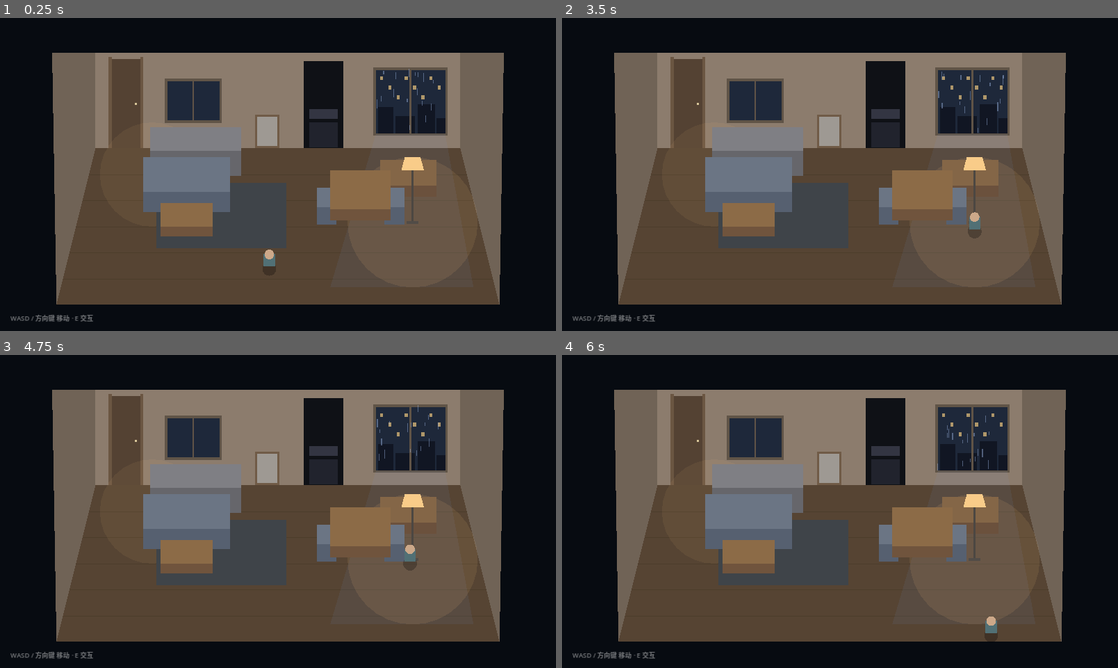
Above: before the commit, frames 1-4 (two rows, left to right).
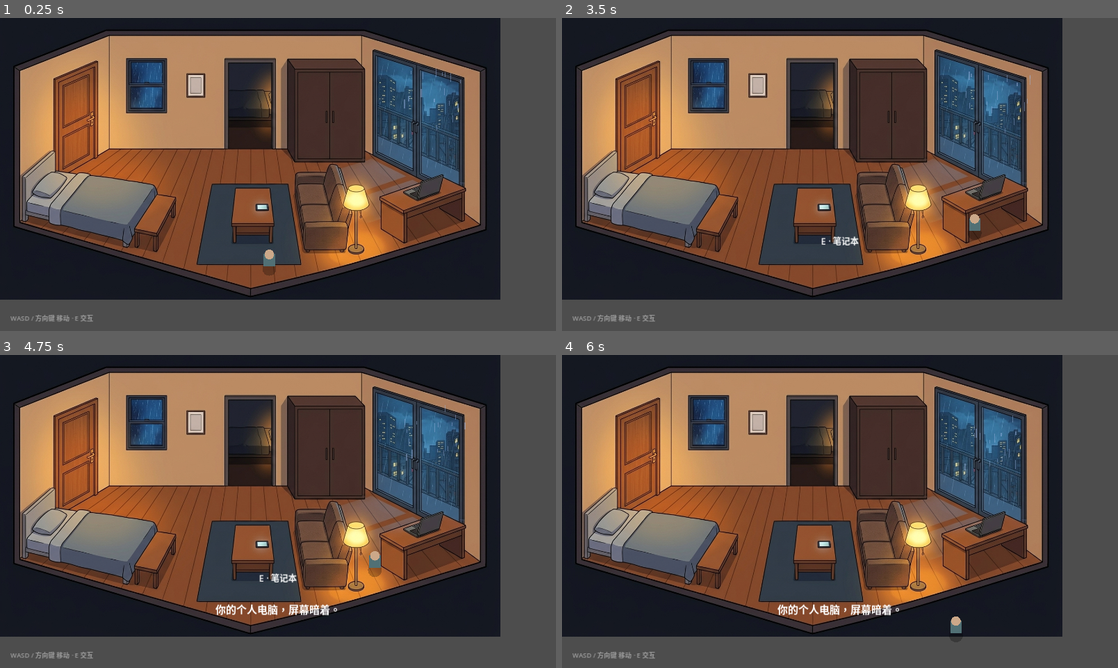
Above: after the commit, the same moments.

Repository: jggagi/Otherwise
Game: Godot game, scene res://scenes/apartment.tscn
Two runs of this game, one before a commit and one after it. Both use one fixed random seed, a clock stepped at 60 frames per second and the inputs below.
Inputs:
- Up to frame 1 (0.25 s): no input
- Up to frame 2 (3.5 s): hold D 0.53-1.28 s; tap E at 0.6 s; tap Space at 0.77, 1.52, 3.02 s; hold S 1.28-2.03 s; tap 1 at 1.35 s; hold D 2.03-2.78 s; tap 2 at 2.1 s; hold W from 2.78 s (still down); tap 3 at 2.85 s
- Up to frame 3 (4.75 s): release W at 3.53 s; hold A from 3.53 s (still down); tap E at 3.6 s; tap Space at 3.77, 4.52 s; tap 1 at 4.35 s
- Up to frame 4 (6 s): tap Enter at 5 s; release A at 5.03 s; hold S 5.03-5.78 s; tap 2 at 5.1 s; hold D from 5.78 s (still down); tap 3 at 5.85 s

The runs differ from the first frame. In frame 1, 85% of the frame differs, in the area x 0-100%, y 0-100%; in frame 2, 85%; in frame 3, 85%; in frame 4, 85%.

Commit message:
feat: integrate apartment background art

Diff:
--- a/scripts/main.gd
+++ b/scripts/main.gd
@@ -2,14 +2,6 @@
 ## Otherwise — Milestone 2 (ELSE 重构 / ELSE reconstruction).
 ## Builds the apartment stage box: warm interior walls/floor, a rainy city
 ## window, four interactables, the player, ELSE interface and minimal UI.
-
-const VOID := Color(0.03, 0.045, 0.07)
-const WALL_BACK := Color(0.55, 0.49, 0.43)
-const WALL_SIDE := Color(0.44, 0.39, 0.34)
-const FLOOR_WOOD := Color(0.34, 0.27, 0.20)
-const FLOOR_SEAM := Color(0.30, 0.24, 0.17)
-const WINDOW_SKY := Color(0.12, 0.16, 0.23)
-const FRAME := Color(0.38, 0.33, 0.28)
 
 ## 游戏主状态
 enum State {
@@ -86,8 +78,6 @@
 	room.y_sort_enabled = true
 	_build_backdrop()
 	_build_walls()
-	_build_floor()
-	_build_light_pools()
 	_build_furniture()
 	_build_interactables()
 	_build_boundary()
@@ -146,55 +136,19 @@
 
 
 # ---------------------------------------------------------------------------
-# Geometry helpers
-# ---------------------------------------------------------------------------
-
-func _poly(parent: Node, points: PackedVector2Array, color: Color) -> Polygon2D:
-	var p := Polygon2D.new()
-	p.polygon = points
-	p.color = color
-	parent.add_child(p)
-	return p
-
-
-func _rect(parent: Node, r: Rect2, color: Color) -> Polygon2D:
-	return _poly(parent, PackedVector2Array([
-		r.position, Vector2(r.end.x, r.position.y), r.end, Vector2(r.position.x, r.end.y),
-	]), color)
-
-
-func _circle(parent: Node, center: Vector2, radius: float, color: Color) -> Polygon2D:
-	var points := PackedVector2Array()
-	for i in range(32):
-		var angle := TAU * float(i) / 32.0
-		points.append(center + Vector2(cos(angle), sin(angle)) * radius)
-	return _poly(parent, points, color)
-
-
-func _add_box(parent: Node, pos: Vector2, w: float, d: float, h: float, top: Color, front: Color) -> Node2D:
-	var box := Node2D.new()
-	box.position = pos
-	# Top face (recedes up-screen by depth d).
-	_poly(box, PackedVector2Array([
-		Vector2(-w * 0.5, -d), Vector2(w * 0.5, -d),
-		Vector2(w * 0.5, 0.0), Vector2(-w * 0.5, 0.0),
-	]), top)
-	# Front face (drops down by height h).
-	_poly(box, PackedVector2Array([
-		Vector2(-w * 0.5, 0.0), Vector2(w * 0.5, 0.0),
-		Vector2(w * 0.5, h), Vector2(-w * 0.5, h),
-	]), front)
-	# Collision footprint covering the visible extent.
+# Physics helpers
+# ---------------------------------------------------------------------------
+
+func _add_obstacle(parent: Node, pos: Vector2, size: Vector2) -> StaticBody2D:
 	var body := StaticBody2D.new()
+	body.position = pos
 	var col := CollisionShape2D.new()
 	var shape := RectangleShape2D.new()
-	shape.size = Vector2(w, d + h)
+	shape.size = size
 	col.shape = shape
-	col.position = Vector2(0.0, (h - d) * 0.5)
 	body.add_child(col)
-	box.add_child(body)
-	parent.add_child(box)
-	return box
+	parent.add_child(body)
+	return body
 
 
 func _add_wall(parent: Node, a: Vector2, b: Vector2, thickness: float) -> void:
@@ -216,60 +170,19 @@
 # ---------------------------------------------------------------------------
 
 func _build_backdrop() -> void:
-	var bg := _poly(self, PackedVector2Array([
-		Vector2(-2000, -2000), Vector2(2000, -2000),
-		Vector2(2000, 2000), Vector2(-2000, 2000),
-	]), VOID)
-	bg.z_index = -100
+	var bg := Sprite2D.new()
+	bg.name = "Background"
+	var tex: Texture2D = load("res://assets/apartment_bg_v1.jpg")
+	bg.texture = tex
+	bg.position = Vector2(1152.0 * 0.5, 648.0 * 0.5)
+	if tex != null:
+		bg.scale = Vector2(1152.0 / tex.get_width(), 648.0 / tex.get_height())
+	bg.z_index = -150
+	add_child(bg)
 
 
 func _build_walls() -> void:
-	# Back wall (straight-on far wall).
-	_rect(walls, Rect2(220, 80, 840, 220), WALL_BACK)
-	# Side walls, slanting toward the viewer.
-	_poly(walls, PackedVector2Array([
-		Vector2(120, 80), Vector2(220, 80), Vector2(220, 300), Vector2(130, 660),
-	]), WALL_SIDE)
-	_poly(walls, PackedVector2Array([
-		Vector2(1160, 80), Vector2(1060, 80), Vector2(1060, 300), Vector2(1150, 660),
-	]), WALL_SIDE)
-	# Kitchen sink window (small) and, right, the big rainy living-room window.
-	_build_window(Rect2(385, 145, 120, 90), false)
-	_build_window(Rect2(865, 120, 160, 145), true)
 	_build_rain()
-	# Bedroom glimpse: a dark doorway with a faint bed inside.
-	_poly(walls, PackedVector2Array([
-		Vector2(700, 100), Vector2(790, 100), Vector2(790, 300), Vector2(700, 300),
-	]), Color(0.06, 0.07, 0.09))
-	_poly(walls, PackedVector2Array([
-		Vector2(712, 240), Vector2(778, 240), Vector2(778, 298), Vector2(712, 298),
-	]), Color(0.13, 0.14, 0.18))
-	_poly(walls, PackedVector2Array([
-		Vector2(712, 210), Vector2(778, 210), Vector2(778, 232), Vector2(712, 232),
-	]), Color(0.20, 0.21, 0.26))
-
-
-func _build_window(r: Rect2, with_city: bool) -> void:
-	_rect(walls, r, WINDOW_SKY)
-	if with_city:
-		var buildings := [
-			Rect2(r.position.x + 6, r.end.y - 60, 34, 60),
-			Rect2(r.position.x + 46, r.end.y - 40, 44, 40),
-			Rect2(r.position.x + 96, r.end.y - 66, 40, 66),
-			Rect2(r.position.x + 140, r.end.y - 34, 20, 34),
-		]
-		for br: Rect2 in buildings:
-			_rect(walls, br, Color(0.07, 0.09, 0.14))
-		for i in range(8):
-			var wx := r.position.x + 10.0 + float(i) * 19.0
-			var wy := r.position.y + 14.0 + float(i % 3) * 22.0
-			_rect(walls, Rect2(wx, wy, 7, 9), Color(0.88, 0.74, 0.48, 0.75))
-	var fw := 6.0
-	_rect(walls, Rect2(r.position.x - fw, r.position.y - fw, r.size.x + fw * 2.0, fw), FRAME)
-	_rect(walls, Rect2(r.position.x - fw, r.position.y + r.size.y, r.size.x + fw * 2.0, fw), FRAME)
-	_rect(walls, Rect2(r.position.x - fw, r.position.y, fw, r.size.y), FRAME)
-	_rect(walls, Rect2(r.position.x + r.size.x, r.position.y, fw, r.size.y), FRAME)
-	_rect(walls, Rect2(r.position.x + r.size.x * 0.5 - 2.0, r.position.y, 4.0, r.size.y), FRAME)
 
 
 func _build_rain() -> void:
@@ -281,7 +194,7 @@
 			Vector2(1.0, dh * 0.5), Vector2(-1.0, dh * 0.5),
 		])
 		drop.color = Color(0.62, 0.72, 0.9, 0.45)
-		drop.position = Vector2(randf_range(872.0, 1018.0), randf_range(126.0, 260.0))
+		drop.position = Vector2(randf_range(935.0, 1080.0), randf_range(126.0, 260.0))
 		walls.add_child(drop)
 		_rain.append(drop)
 
@@ -295,67 +208,23 @@
 		])
 		drop.rotation = deg_to_rad(-12.0)
 		drop.color = Color(0.75, 0.82, 0.95, 0.28)
-		drop.position = Vector2(randf_range(920.0, 1022.0), randf_range(126.0, 260.0))
+		drop.position = Vector2(randf_range(960.0, 1065.0), randf_range(126.0, 260.0))
 		drop.visible = false
 		walls.add_child(drop)
 		_rain_anomaly.append(drop)
 
 
-func _build_floor() -> void:
-	_poly(floor_node, PackedVector2Array([
-		Vector2(220, 300), Vector2(1060, 300), Vector2(1150, 660), Vector2(130, 660),
-	]), FLOOR_WOOD)
-	for i in range(1, 6):
-		var t := float(i) / 6.0
-		var y := lerpf(300.0, 660.0, t)
-		var lx := lerpf(220.0, 130.0, t)
-		var rx := lerpf(1060.0, 1150.0, t)
-		_poly(floor_node, PackedVector2Array([
-			Vector2(lx, y), Vector2(rx, y), Vector2(rx, y + 1.5), Vector2(lx, y + 1.5),
-		]), FLOOR_SEAM)
-
-
-func _build_light_pools() -> void:
-	# Cool spill from the living-room window onto the floor.
-	_poly(floor_node, PackedVector2Array([
-		Vector2(865, 268), Vector2(1025, 268), Vector2(1090, 620), Vector2(760, 620),
-	]), Color(0.45, 0.60, 0.85, 0.09))
-	# Warm pool around the floor lamp.
-	_circle(floor_node, Vector2(950, 470), 150.0, Color(1.0, 0.78, 0.50, 0.10))
-	# Warm pool near the entrance.
-	_circle(floor_node, Vector2(350, 360), 120.0, Color(1.0, 0.78, 0.50, 0.07))
-
-
 func _build_furniture() -> void:
-	# Rug under the sofa.
-	_rect(room, Rect2(360, 380, 300, 150), Color(0.25, 0.27, 0.29))
-	# Sofa.
-	_add_box(room, Vector2(430, 400), 200, 80, 46, Color(0.42, 0.46, 0.52), Color(0.34, 0.38, 0.44))
-	# Coffee table.
-	_add_box(room, Vector2(430, 480), 120, 55, 22, Color(0.55, 0.42, 0.28), Color(0.44, 0.33, 0.24))
-	# Kitchen counter along the back wall.
-	_add_box(room, Vector2(450, 306), 210, 55, 58, Color(0.50, 0.50, 0.52), Color(0.40, 0.40, 0.42))
-	# Dining table and two chairs.
-	_add_box(room, Vector2(830, 440), 140, 90, 26, Color(0.55, 0.42, 0.28), Color(0.44, 0.33, 0.24))
-	_add_box(room, Vector2(752, 436), 46, 46, 40, Color(0.42, 0.46, 0.52), Color(0.34, 0.38, 0.44))
-	_add_box(room, Vector2(908, 436), 46, 46, 40, Color(0.42, 0.46, 0.52), Color(0.34, 0.38, 0.44))
-	# Desk under the window.
-	_add_box(room, Vector2(940, 386), 130, 60, 26, Color(0.52, 0.40, 0.28), Color(0.42, 0.32, 0.24))
-	# Floor lamp.
-	_build_lamp()
-
-
-func _build_lamp() -> void:
-	var lamp := Node2D.new()
-	lamp.position = Vector2(950, 470)
-	_poly(lamp, PackedVector2Array([
-		Vector2(-2, -120), Vector2(2, -120), Vector2(2, 0), Vector2(-2, 0),
-	]), Color(0.30, 0.28, 0.26))
-	_rect(lamp, Rect2(-14, -2, 28, 6), Color(0.32, 0.30, 0.28))
-	_poly(lamp, PackedVector2Array([
-		Vector2(-26, -120), Vector2(26, -120), Vector2(18, -150), Vector2(-18, -150),
-	]), Color(1.0, 0.82, 0.55, 0.95))
-	room.add_child(lamp)
+	# 床（左侧，约 (150, 430)）
+	_add_obstacle(room, Vector2(150, 430), Vector2(180, 120))
+	# 衣柜（后墙中部，标定约 (700, 275)）
+	_add_obstacle(room, Vector2(700, 275), Vector2(110, 120))
+	# 茶几（中央小碰撞，标定 (500, 455) 压桌面）
+	_add_obstacle(room, Vector2(500, 455), Vector2(64, 40))
+	# 沙发（中右，标定 (770, 520) 压坐垫）
+	_add_obstacle(room, Vector2(770, 505), Vector2(160, 70))
+	# 书桌（右前，标定 (960, 435) 压桌面）
+	_add_obstacle(room, Vector2(960, 435), Vector2(120, 70))
 
 
 # ---------------------------------------------------------------------------
@@ -367,46 +236,33 @@
 
 
 func _build_interactables() -> void:
-	# Phone on the coffee table.
-	var phone := _add_box(room, Vector2(430, 468), 34, 16, 6, Color(0.12, 0.12, 0.15), Color(0.08, 0.08, 0.10))
-	_rect(phone, Rect2(-13, -13, 26, 10), Color(0.55, 0.70, 0.95, 0.9))
+	# 手机（背景图茶几在中央偏左约 (500,450)，热区改 (500,455)，半径 95）
+	var phone := Node2D.new()
+	phone.name = "Phone"
+	phone.position = Vector2(500, 455)
+	room.add_child(phone)
 	_register("phone", phone, "手机", "林夏：我在你楼下。", 95.0)
 
-	# Front door on the back wall.
+	# 门（背景图门在左后墙，门板约 (175,140)，热区改 (180,325)，半径 105）
 	var door := Node2D.new()
-	door.position = Vector2(290, 300)
-	_poly(door, PackedVector2Array([
-		Vector2(-33, -205), Vector2(33, -205), Vector2(33, 0), Vector2(-33, 0),
-	]), Color(0.33, 0.26, 0.20))
-	_poly(door, PackedVector2Array([
-		Vector2(-40, -210), Vector2(-33, -210), Vector2(-33, 0), Vector2(-40, 0),
-	]), Color(0.42, 0.34, 0.26))
-	_poly(door, PackedVector2Array([
-		Vector2(33, -210), Vector2(40, -210), Vector2(40, 0), Vector2(33, 0),
-	]), Color(0.42, 0.34, 0.26))
-	_rect(door, Rect2(20, -105, 5, 5), Color(0.85, 0.78, 0.60))
+	door.name = "Door"
+	door.position = Vector2(175, 335)
 	walls.add_child(door)
 	_register("door", door, "门", "门外只有雨声。", 105.0)
 
-	# Laptop on the desk.
-	var laptop := _add_box(room, Vector2(940, 372), 44, 26, 4, Color(0.16, 0.16, 0.20), Color(0.12, 0.12, 0.15))
-	_poly(laptop, PackedVector2Array([
-		Vector2(-20, -26), Vector2(20, -26), Vector2(20, 0), Vector2(-20, 0),
-	]), Color(0.13, 0.15, 0.20))
-	_rect(laptop, Rect2(-17, -23, 30, 16), Color(0.10, 0.12, 0.16))
+	# 笔记本（标定 (960,435) 压书桌桌面，热区放桌面中心，半径 95）
+	var laptop := Node2D.new()
+	laptop.name = "Laptop"
+	laptop.position = Vector2(940, 440)
+	room.add_child(laptop)
 	_register("laptop", laptop, "笔记本", "你的个人电脑，屏幕暗着。", 95.0)
 
-	# Framed photo on the back wall.
+	# 相框（背景图相框在中左墙约 (415,195)，热区改 (415,335)，半径 95）
 	var photo := Node2D.new()
-	photo.position = Vector2(615, 300)
-	_poly(photo, PackedVector2Array([
-		Vector2(-28, -78), Vector2(28, -78), Vector2(28, 0), Vector2(-28, 0),
-	]), Color(0.44, 0.36, 0.28))
-	_poly(photo, PackedVector2Array([
-		Vector2(-23, -72), Vector2(23, -72), Vector2(23, -6), Vector2(-23, -6),
-	]), Color(0.62, 0.60, 0.58))
+	photo.name = "Photo"
+	photo.position = Vector2(415, 335)
 	walls.add_child(photo)
-	_register("photo", photo, "照片", "一张有些褪色的合影。", 105.0)
+	_register("photo", photo, "照片", "一张有些褪色的合影。", 95.0)
 
 
 func _build_boundary() -> void:
@@ -774,7 +630,7 @@
 	made_choice = Choice.NONE
 
 	# 玩家瞬移到手机旁
-	player.position = Vector2(430, 545)
+	player.position = Vector2(500, 545)
 	player.velocity = Vector2.ZERO
 
 	else_overlay.visible = false
@@ -800,7 +656,7 @@
 		drop.position.x -= 16.0 * delta
 		if drop.position.y > 262.0:
 			drop.position.y = 124.0
-			drop.position.x = randf_range(872.0, 1018.0)
+			drop.position.x = randf_range(935.0, 1080.0)
 
 	if reconstruct_count >= 1:
 		for drop in _rain_anomaly:
@@ -808,4 +664,4 @@
 			drop.position.x -= 28.0 * delta
 			if drop.position.y > 262.0:
 				drop.position.y = 124.0
-				drop.position.x = randf_range(920.0, 1022.0)
+				drop.position.x = randf_range(960.0, 1065.0)
Binary file added: assets/apartment_bg_v1.jpg
